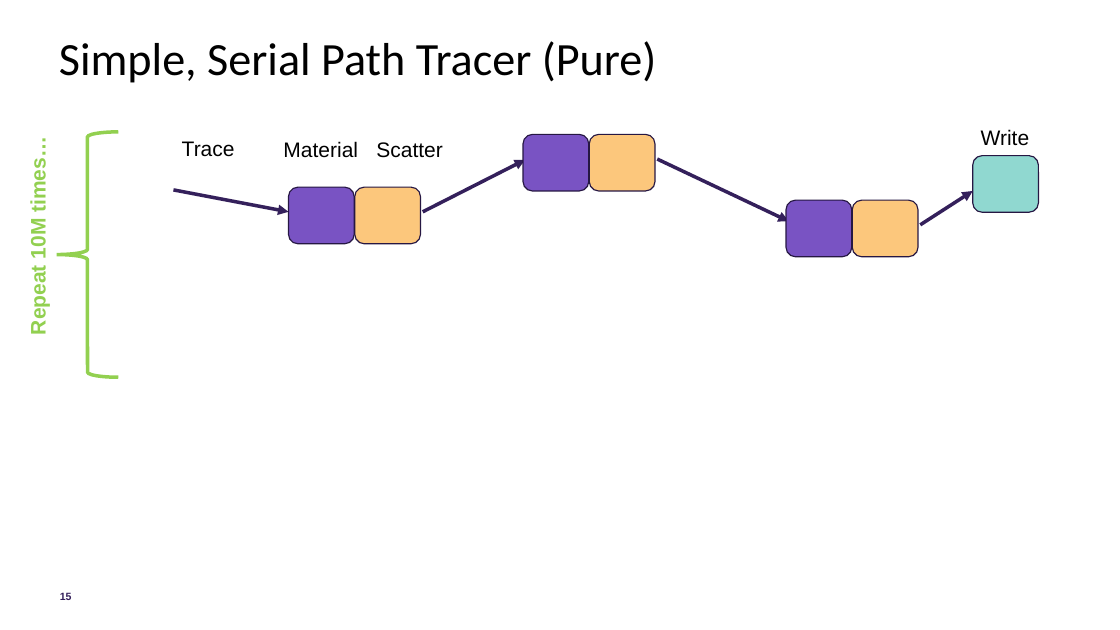
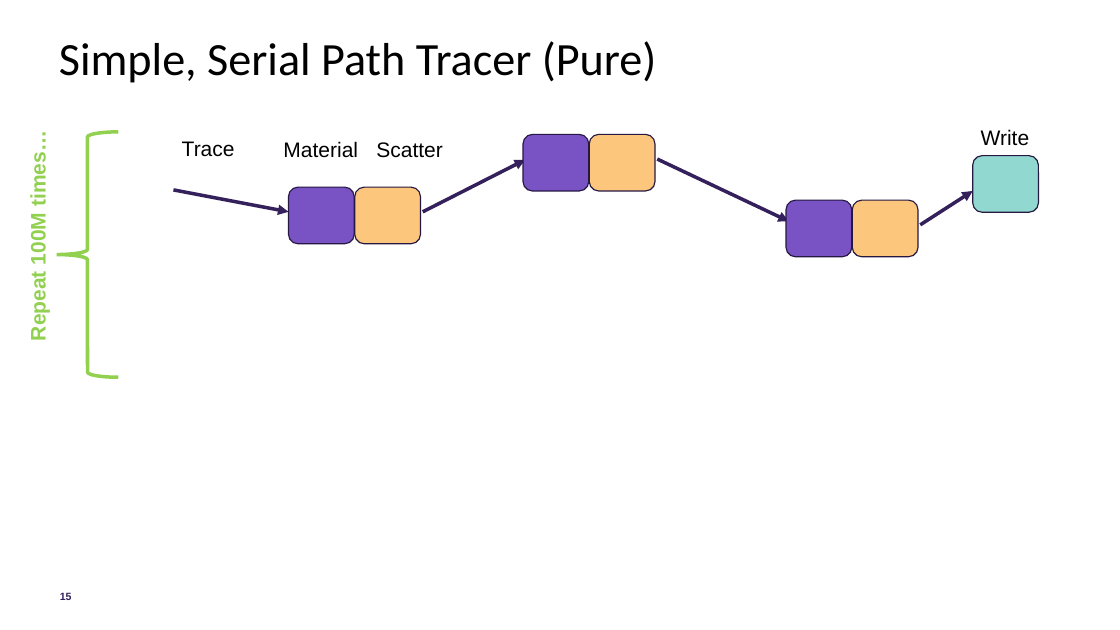
Before and after one commit to morgan3d/advanced-ray-tracing-course, a slide deck: slide 15 of parallel-path-tracing.pptx. Drawn at 1120x630 pixels with LibreOffice and Linux fonts; fonts in the diff are those of the drawing. Boxes give left, top, right and bottom in pixels: in the first picture for what was removed or moved away, otherwise in the second. Text is boxed around its words. In the diff, an @@ line names an element or a change of style, - is before the commit and + after.

```diff
--- a/parallel-path-tracing.pptx
+++ b/parallel-path-tracing.pptx
@@ text at (x1=27, y1=139, x2=50, y2=339): text changed @@
-Repeat 10M times…
+Repeat 100M times…
```
Also in this commit, not shown: 4 other slides changed, 2 other files.
